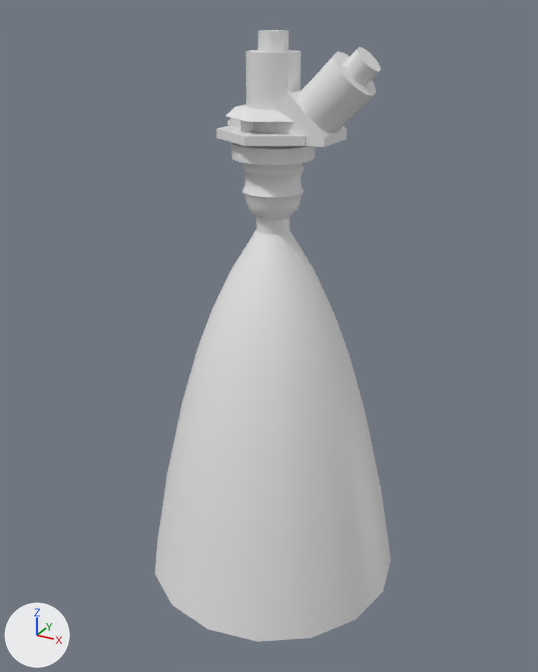
Two versions of the Blender file raw/SmallEngines.blend, one commit apart.
Both versions are drawn from a 50 mm camera at (0.607, -1.119, 0.682) aimed at (-0.004, -0.008, 0.127). Arrows for +X, +Y and +Z are at lower left; the lights stay in place.

The first picture shows 'Cylinder.004', 'inlet_fuel', 'inlet_oxidizer', 'nozzle_2'.
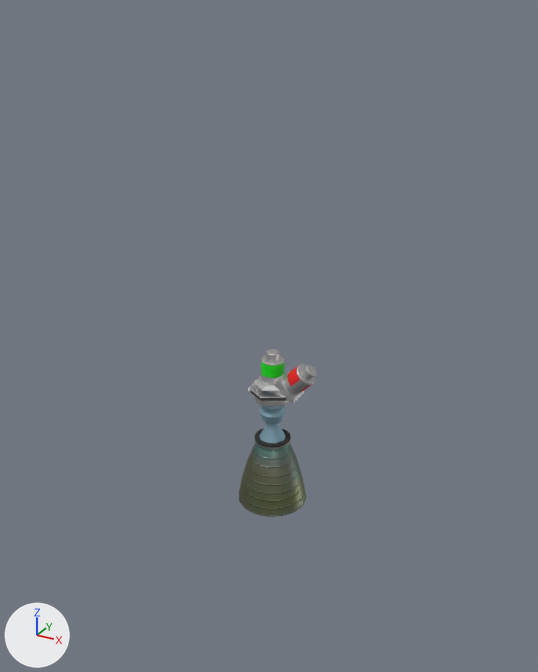
Where the newer file only moved an object's origin or applied its transform, the numbers keep the older frame.

Where the change shows, as pixel boxes [x1, y1, x2, y2] in the pictures (538 x 672 px; the box of a moved part takes in the faces that stretch with it):
'nozzle_2', deleted
    before: [155, 122, 391, 642]
'inlet_fuel', reshaped (58% narrower, 63% shorter)
    before: [298, 47, 381, 133]
    after: [283, 364, 317, 395]
'nozzle.004', added
    after: [239, 391, 306, 517]
'inlet_oxidizer', recoloured, mesh rescaled, moved (57% narrower, 56% shorter)
    before: [246, 30, 301, 110]
    after: [261, 349, 284, 384]
'Cylinder.004', deleted
    before: [216, 91, 347, 147]
'chamber.002', added
    after: [248, 372, 304, 407]
'nozzle_ring', added
    after: [255, 428, 291, 449]
part 1 of me_cylinder_003, moved or reshaped
    before: [344, 47, 381, 86]
    after: [283, 364, 315, 395]
part 2 of me_cylinder_003, added
    after: [302, 364, 317, 380]
part 3 of me_cylinder_003, deleted
    before: [298, 51, 376, 133]

What changed in the scene script:
```text
Add mat_baking:
    mat_baking = bpy.data.materials.new('baking')
    # uses the picture img_r_4d_met_png
    # uses the picture img_r_4d_nrm_png
    # uses the picture img_r_4d_png
Change me_cylinder_002:
    where me_cylinder_002.from_pydata(...)  # 48 vertices, 26 faces; spans x -0.044..0.044, y -0.044..0.044, z -0.0187..0.0963
    me_cylinder_002 part 4: the whole mesh is scaled about the mesh origin by 0.5
    add me_cylinder_002.materials.append(mat_baking)
Change me_cylinder_003:
    where me_cylinder_003.from_pydata(...)  # 48 vertices, 27 faces; spans x -0.044..0.044, y -0.044..0.044, z -0.0187..0.0963
    used by ob_inlet_fuel; location = (0.096, 0.0, 0.545); rotation_euler = (0.0, 0.785, 0.0), in degrees (0, 45, 0)
    me_cylinder_003 part 1: the loose piece of 24 vertices spanning x -0.0242..0.0242, y -0.0242..0.0242, z 0.0663..0.0963 is scaled about its middle by (0.909, 0.909, 1.42), then moved by (0.3235, 0.0, -0.4605), in mat_baking
    me_cylinder_003 part 2: the loose piece of 24 vertices spanning x -0.0242..0.0242, y -0.0242..0.0242, z 0.0663..0.0963 is copied, and the copy is scaled about its middle by 0.5, then moved by (0.3235, 0.0, -0.4318), in mat_baking; it spans x 0.3114..0.3356, y -0.0121..0.0121, z -0.358..-0.343
    me_cylinder_003 part 3: the loose piece of 24 vertices spanning x -0.044..0.044, y -0.044..0.044, z -0.0187..0.0663 is deleted
    add me_cylinder_003.materials.append(mat_baking)
Change ob_inlet_oxidizer:
    ob_inlet_oxidizer.location: (0.0, 0.0, 0.554) -> (0.0, 0.0, 0.0441)
Remove ob_cylinder_004:
    ob_cylinder_004 = bpy.data.objects.new('Cylinder.004', me_cylinder_005)
Remove ob_nozzle_2:
    ob_nozzle_2 = bpy.data.objects.new('nozzle_2', me_circle_009)
Add ob_nozzle_ring:
    ob_nozzle_ring = bpy.data.objects.new('nozzle_ring', me_circle_015)  # 64 vertices, 48 faces; spans x -0.0359..0.0359, y -0.0359..0.0359, z 0.1344..0.1414; modifiers TRIANGULATE
    ob_nozzle_ring.parent = ob_root_apollo
    ob_nozzle_ring.location = (0.0, 0.0, -0.233)
Add ob_root_apollo:
    ob_root_apollo = bpy.data.objects.new('root_apollo', None)
    ob_root_apollo.location = (0.0, 0.0, 0.0)
Add ob_nozzle_004:
    ob_nozzle_004 = bpy.data.objects.new('nozzle.004', me_circle_1)  # 305 vertices, 288 faces; spans x -0.07..0.07, y -0.07..0.07, z 0.0..0.26; modifiers TRIANGULATE
    ob_nozzle_004.parent = ob_root_apollo
    ob_nozzle_004.location = (0.0, 0.0, -0.233)
Add ob_chamber_002:
    ob_chamber_002 = bpy.data.objects.new('chamber.002', me_cylinder_001)  # 92 vertices, 53 faces; spans x -0.0407..0.0568, y -0.047..0.047, z -0.0233..0.0313; modifiers TRIANGULATE
    ob_chamber_002.parent = ob_root_apollo
    ob_chamber_002.location = (0.0, 0.0, 0.017)
```
